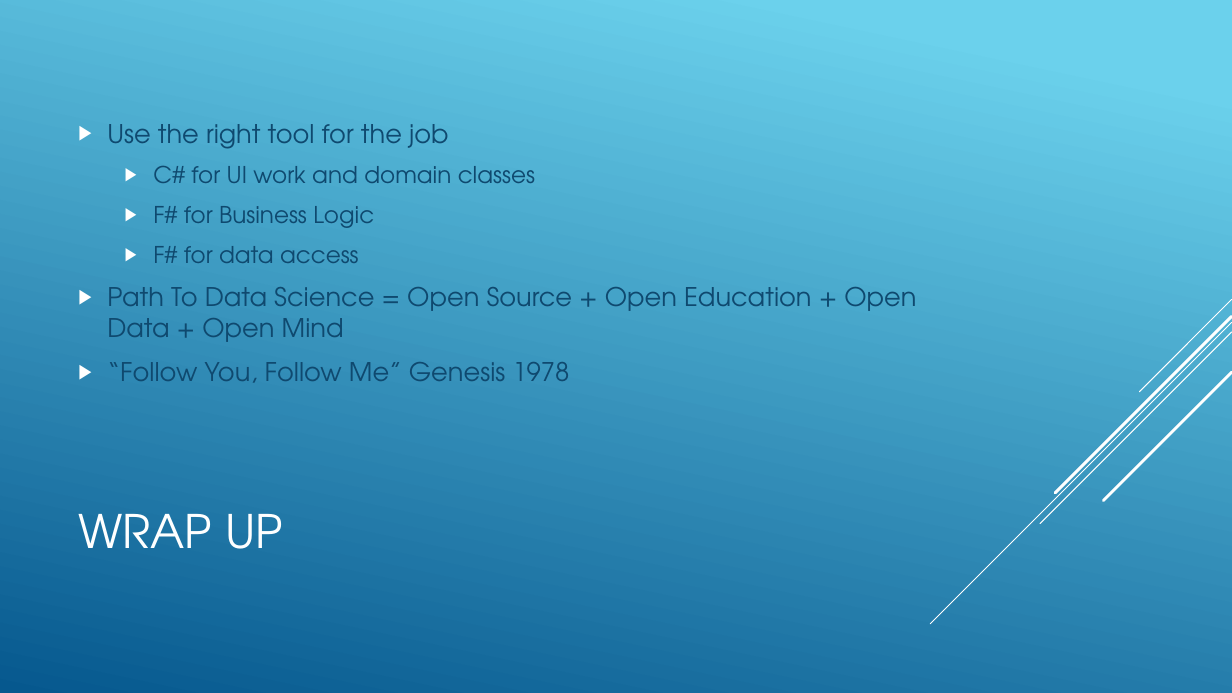
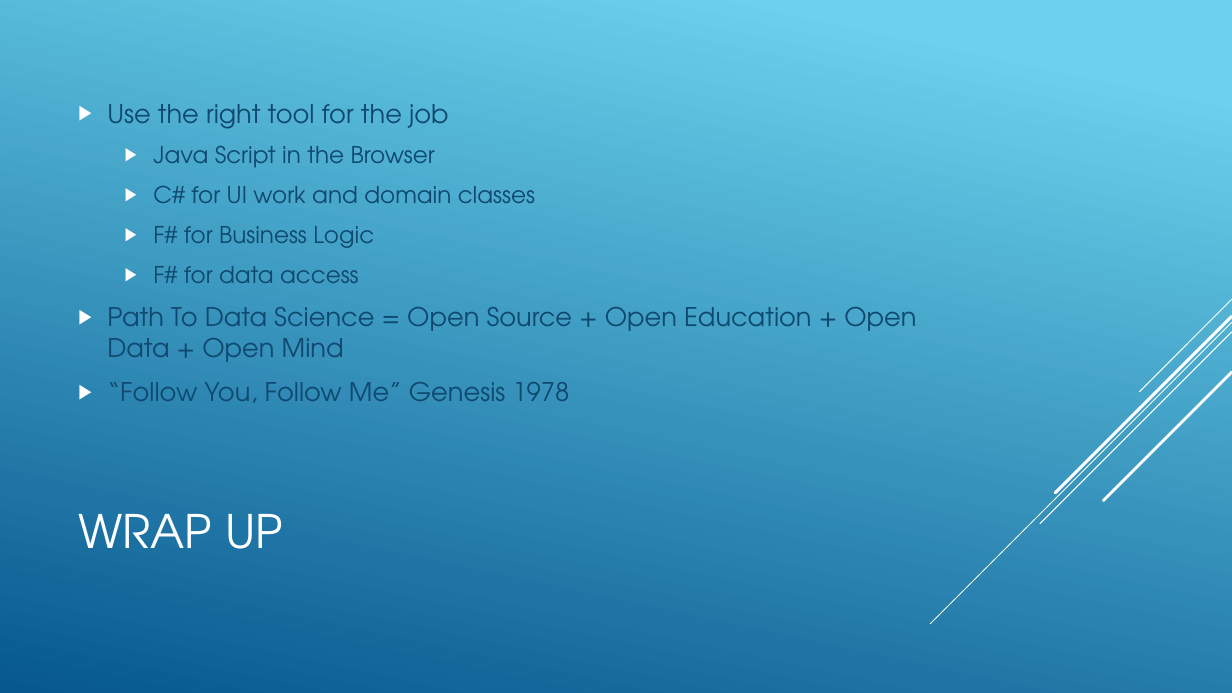
Before and after one commit to jamessdixon/NerdDinner, a slide deck: slide 14 of SkillsMatter/Smart Nerd Dinner.pptx. Drawn at 1232x693 pixels with LibreOffice and Linux fonts; fonts in the diff are those of the drawing. Boxes give left, top, right and bottom in pixels: in the first picture for what was removed or moved away, otherwise in the second. Text is boxed around its words. In the diff, an @@ line names an element or a change of style, - is before the commit and + after.

```diff
--- a/SkillsMatter/Smart Nerd Dinner.pptx
+++ b/SkillsMatter/Smart Nerd Dinner.pptx
@@ text at <box>153,146,435,167</box>: paragraph added @@
+  ▶ Java Script in the Browser
```
Also in this commit, not shown: 2 other slides changed, 1 slide added, 1 slide removed, 5 other files.
